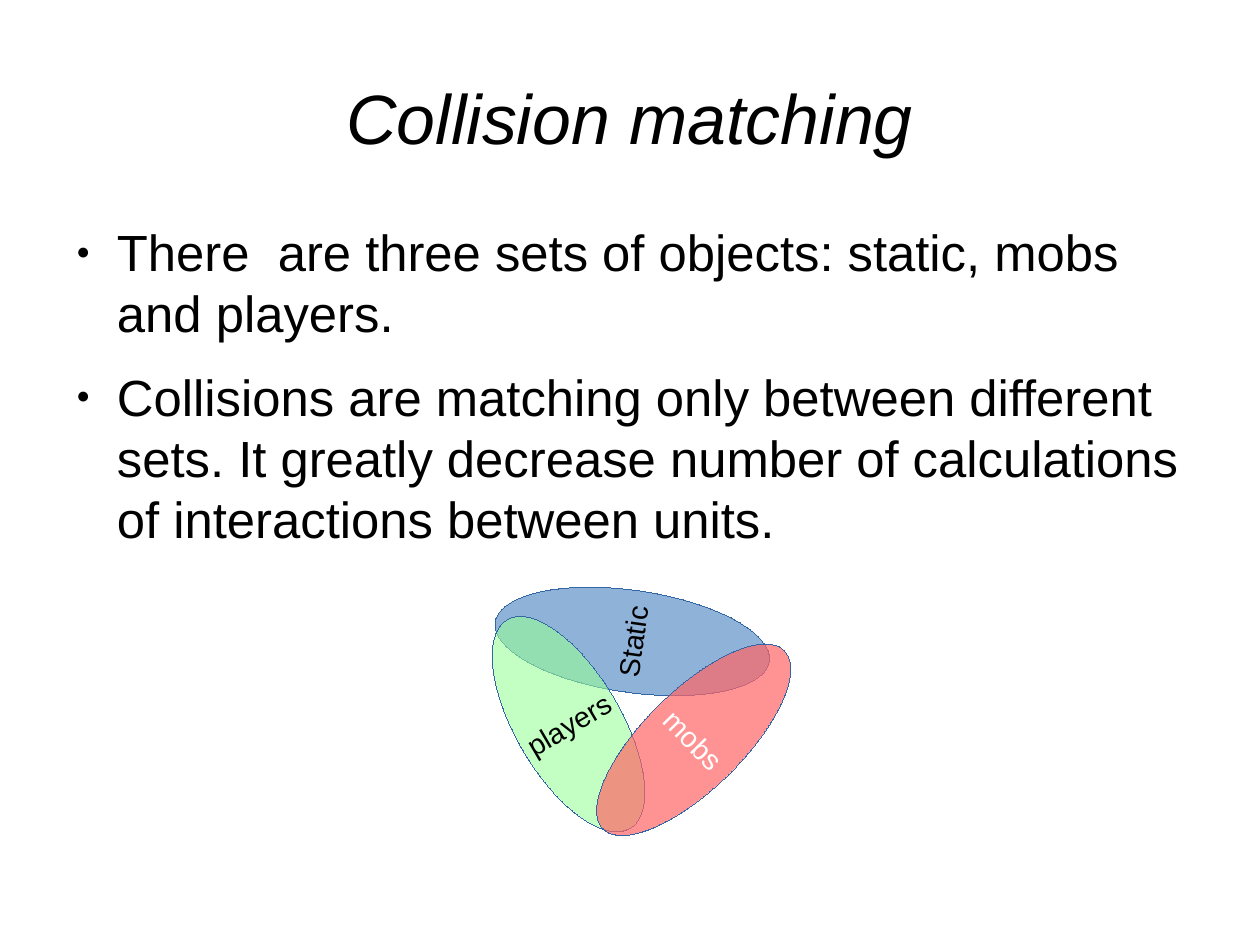
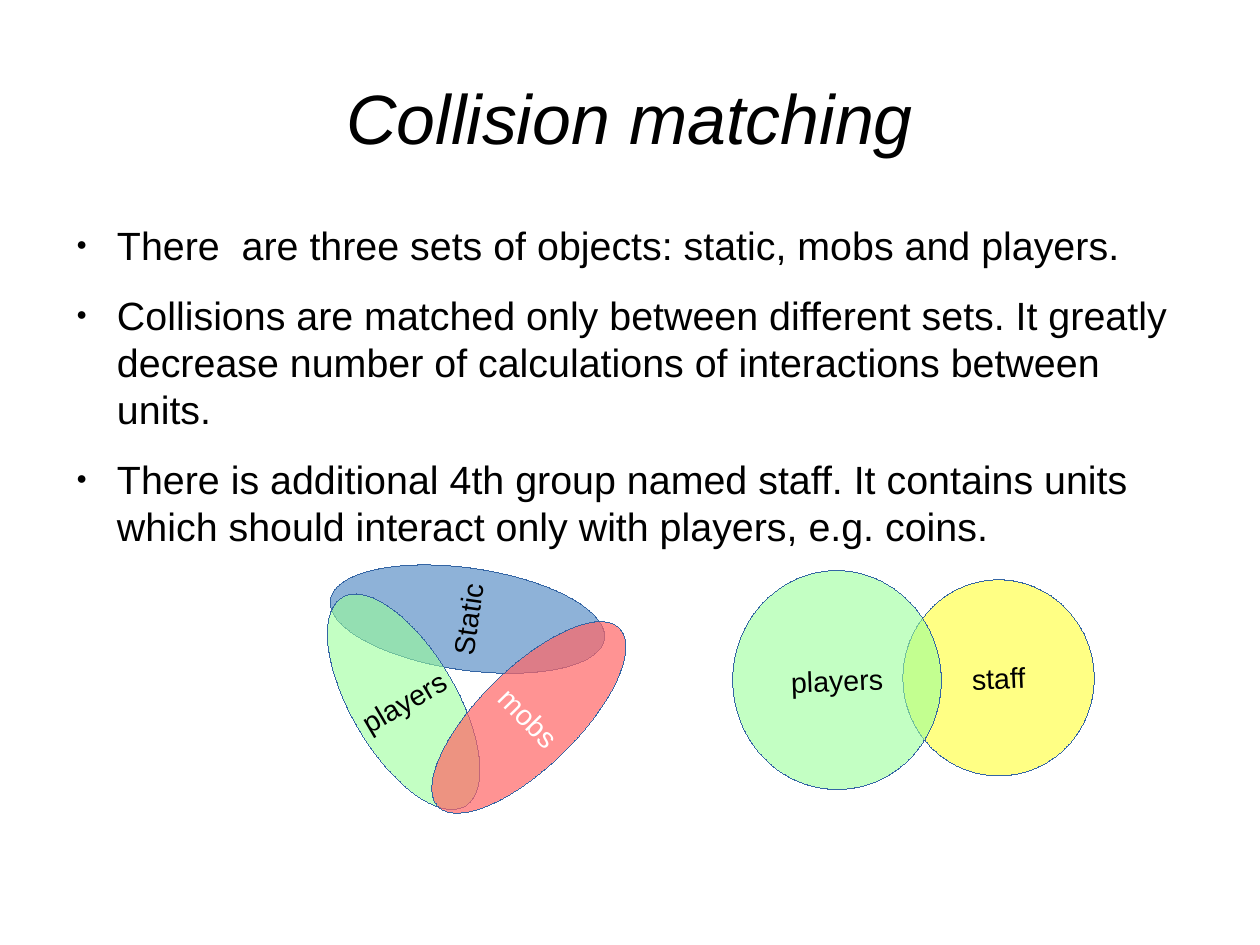
Before and after one commit to Shadasviar/mario, a slide deck: slide 9 of Documentation/Introduction.odp. Drawn at 1260x945 pixels with LibreOffice and Linux fonts; fonts in the diff are those of the drawing. Boxes give left, top, right and bottom in pixels: in the first picture for what was removed or moved away, otherwise in the second. Text is boxed around its words. In the diff, an @@ line names an element or a change of style, - is before the commit and + after.

```diff
--- a/Documentation/Introduction.odp
+++ b/Documentation/Introduction.odp
@@ text at bbox=[117, 231, 1119, 268]: size 32 to 24.8 pt in "There are three sets of objects: static, ..." @@
@@ text at bbox=[117, 301, 1166, 549]: text changed; size 32 to 24.8 pt @@
-● Collisions are matching only between different sets. It greatly decrease number of calculations of interactions between units.
+● Collisions are matched only between different sets. It greatly decrease number of calculations of interactions between units.
+● There is additional 4th group named staff. It contains units which should interact only with players, e.g. coins.
@@ ellipse "players": place and size @@
-ellipse "players" at bbox=[461, 594, 675, 856]
+ellipse "players" at bbox=[297, 571, 510, 833]
@@ ellipse "Static": place and size @@
-ellipse "Static" at bbox=[489, 572, 777, 711]
+ellipse "Static" at bbox=[323, 550, 611, 690]
@@ ellipse added at bbox=[729, 567, 945, 792], fill #99FF99 at 59% opacity, outline #3465A4 0 pt, 18 pt, text #000000 @@
+players
@@ ellipse "mobs": place and size @@
-ellipse "mobs" at bbox=[569, 616, 819, 864]
+ellipse "mobs" at bbox=[404, 593, 654, 841]
@@ ellipse added at bbox=[899, 576, 1098, 780], fill #FFFF66 at 80% opacity, outline #3465A4 0 pt, 18 pt, text #000000 @@
+staff
```
Also in this commit, not shown: 2 other slides changed, 5 other files.
